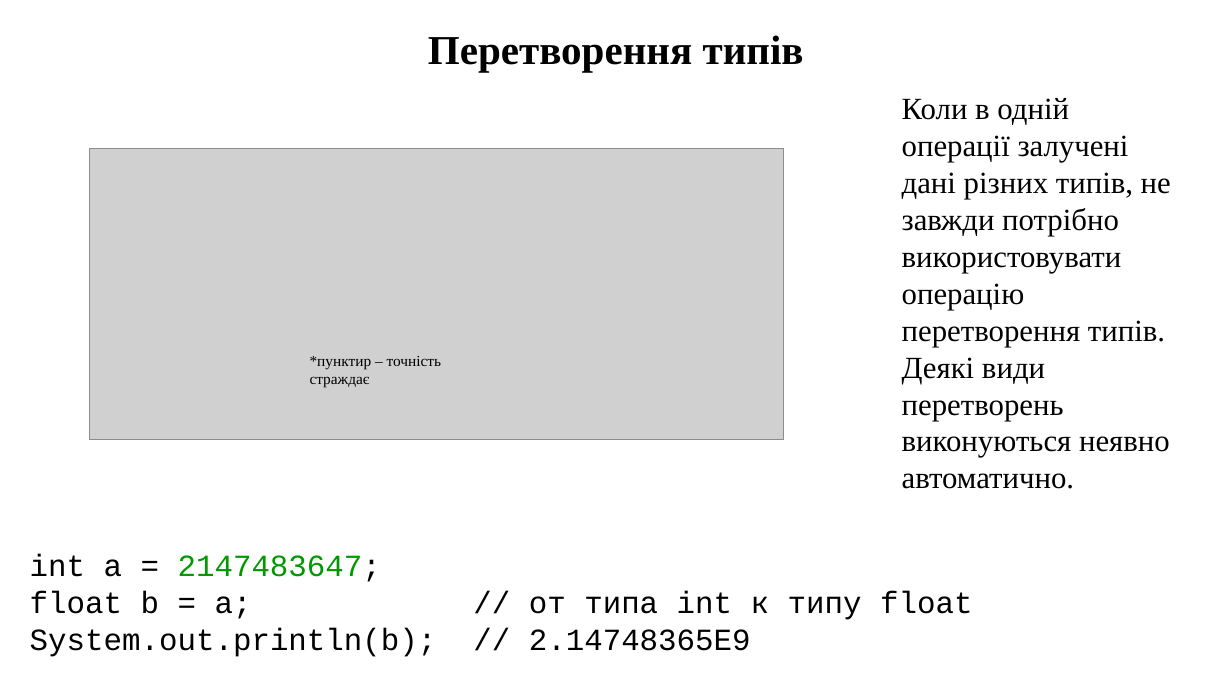
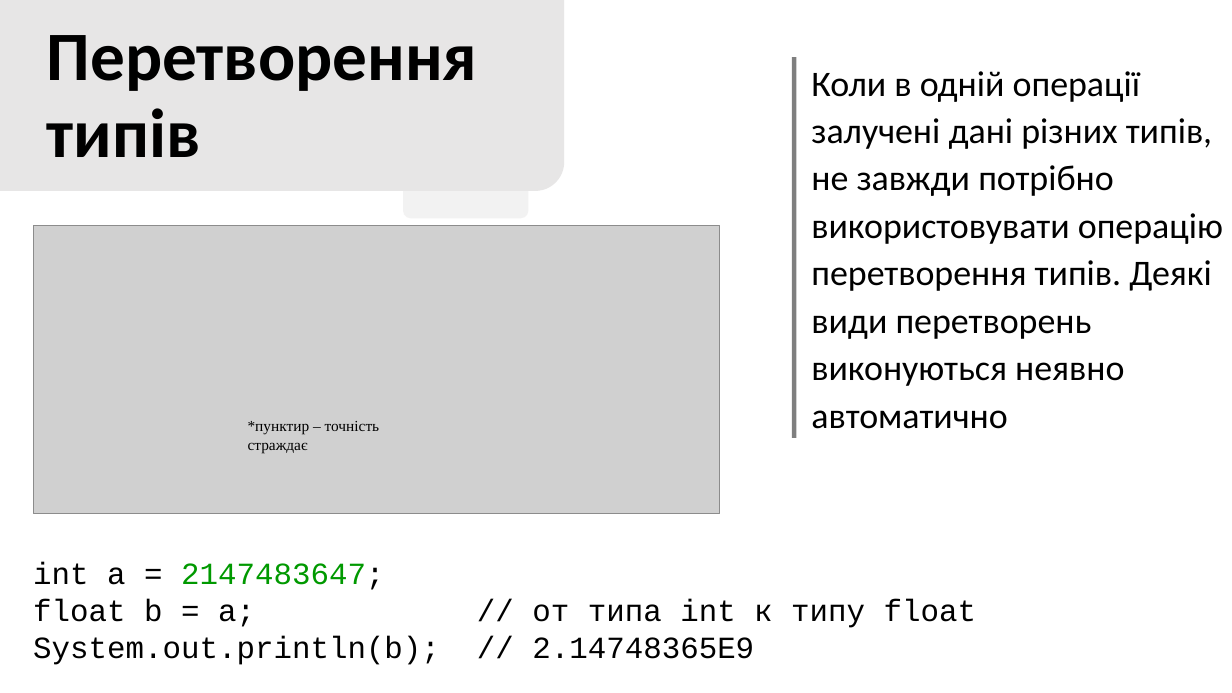
Before and after one commit to arg3ntuum/JavaCourse, a slide deck: slide 8 of Java Урок 2 Змінні. Перетворення типів. БО.pptx. Drawn at 1232x693 pixels with LibreOffice and Linux fonts; fonts in the diff are those of the drawing; grey boxes stand for pictures. Boxes give left, top, right and bottom in pixels: in the first picture for what was removed or moved away, otherwise in the second. Text is boxed around its words. In the diff, an @@ line names an element or a change of style, - is before the commit and + after.

Commit message:
Re designed 2 theme.

```diff
--- a/Java Урок 2 Змінні. Перетворення типів. БО.pptx
+++ b/Java Урок 2 Змінні. Перетворення типів. БО.pptx
@@ rounded rectangle added at <box>0,0,565,191</box>, fill #E7E6E6 @@
@@ text "Перетворення типів": place and size @@
-text "Перетворення типів" at <box>428,35,804,72</box>
+text "Перетворення типів" at <box>47,35,478,157</box>
@@ text "Перетворення типів" at <box>47,35,478,157</box>: size 32 to 54 pt, font Times New Roman to Calibri; alignment centre to left; line spacing 1 to 0.95; vertical alignment top to middle @@
@@ rectangle added at <box>792,57,797,438</box>, fill #000000 at 50% opacity @@
@@ text at <box>811,71,1223,429</box>: text changed; size 24 to 28 pt; font Times New Roman to Calibri @@
-Коли в одній операції залучені дані різних типів, не завжди потрібно використовувати операцію перетворення типів. Деякі види перетворень виконуються неявно автоматично.
+Коли в одній операції залучені дані різних типів, не завжди потрібно використовувати операцію перетворення типів. Деякі види перетворень виконуються неявно автоматично
@@ rounded rectangle added at <box>403,92,529,219</box>, fill #E7E6E6 at 50% opacity @@
@@ picture: place and size @@
-picture at <box>90,148,784,440</box>
+picture at <box>33,226,720,514</box>
@@ text "*пунктир – точність страждає": place and size @@
-text "*пунктир – точність страждає" at <box>310,356,442,388</box>
+text "*пунктир – точність страждає" at <box>248,421,380,453</box>
@@ text "int a = 2147483647;": place and size @@
-text "int a = 2147483647;" at <box>30,554,972,651</box>
+text "int a = 2147483647;" at <box>33,562,976,659</box>
```
Also in this commit, not shown: 18 other slides changed, 2 slides added, 3 slides removed.
